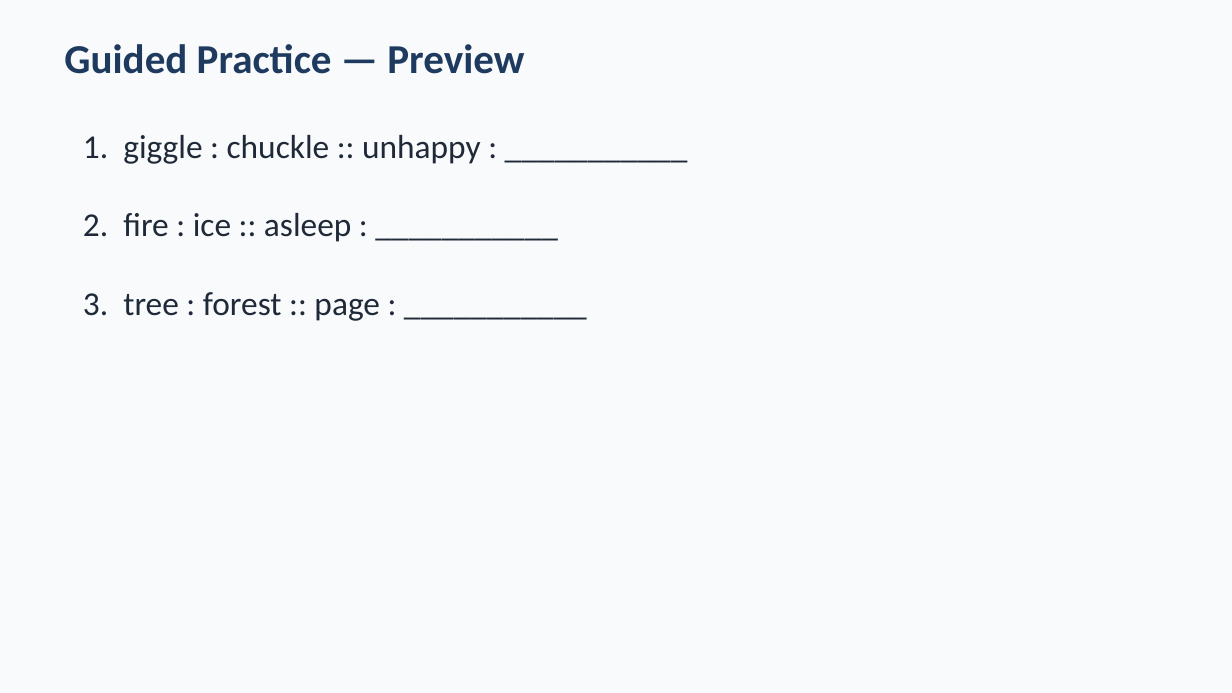
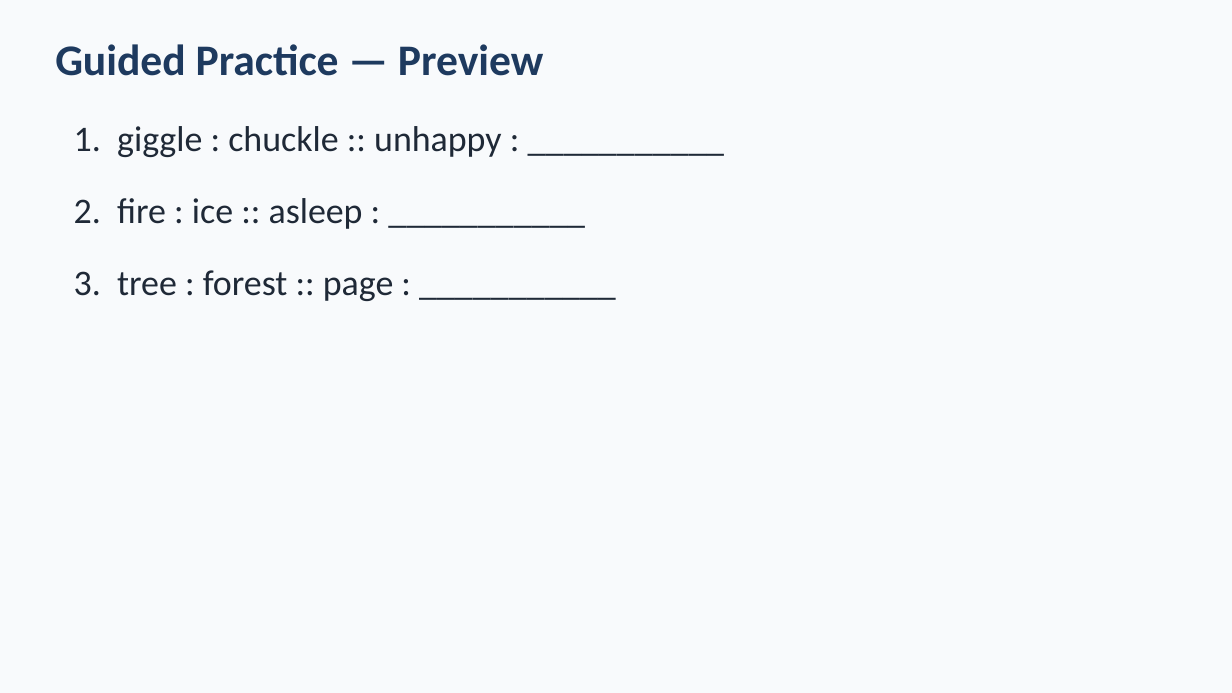
Before and after one commit to owenreagan-cyber/shurley-packet-system, a slide deck: slide 5 of exports/teacher-resource-packs/Shurley_Chapter_1_Teacher_Resource_Pack/05_Presentations/Ch.1_Lesson_4_Analogies.pptx (slide 6 before the commit). Drawn at 1232x693 pixels with LibreOffice and Linux fonts; fonts in the diff are those of the drawing. Boxes give left, top, right and bottom in pixels: in the first picture for what was removed or moved away, otherwise in the second. Text is boxed around its words. In the diff, an @@ line names an element or a change of style, - is before the commit and + after.

```diff
--- a/exports/teacher-resource-packs/Shurley_Chapter_1_Teacher_Resource_Pack/05_Presentations/Ch.1_Lesson_4_Analogies.pptx
+++ b/exports/teacher-resource-packs/Shurley_Chapter_1_Teacher_Resource_Pack/05_Presentations/Ch.1_Lesson_4_Analogies.pptx
@@ text "Guided Practice — Preview": place and size @@
-text "Guided Practice — Preview" at (64,44,524,74)
+text "Guided Practice — Preview" at (55,44,543,76)
@@ text "Guided Practice — Preview" at (55,44,543,76): size 32 to 34 pt @@
@@ text "1. giggle : chuckle :: ...": place and size @@
-text "1. giggle : chuckle :: ..." at (83,135,481,164)
+text "1. giggle : chuckle :: ..." at (74,126,501,157)
@@ text "2. fire : ice :: ...": place and size @@
-text "2. fire : ice :: ..." at (83,213,351,242)
+text "2. fire : ice :: ..." at (74,198,363,229)
@@ size 26 to 28 pt in 3 elements at (74,126,501,157), (74,198,363,229), (74,270,394,301) @@
@@ text "3. tree : forest :: ...": place and size @@
-text "3. tree : forest :: ..." at (83,292,380,321)
+text "3. tree : forest :: ..." at (74,270,394,301)
```
Also in this commit, not shown: 4 other slides changed, 2 slides added, 4 slides removed, 35 other files.
